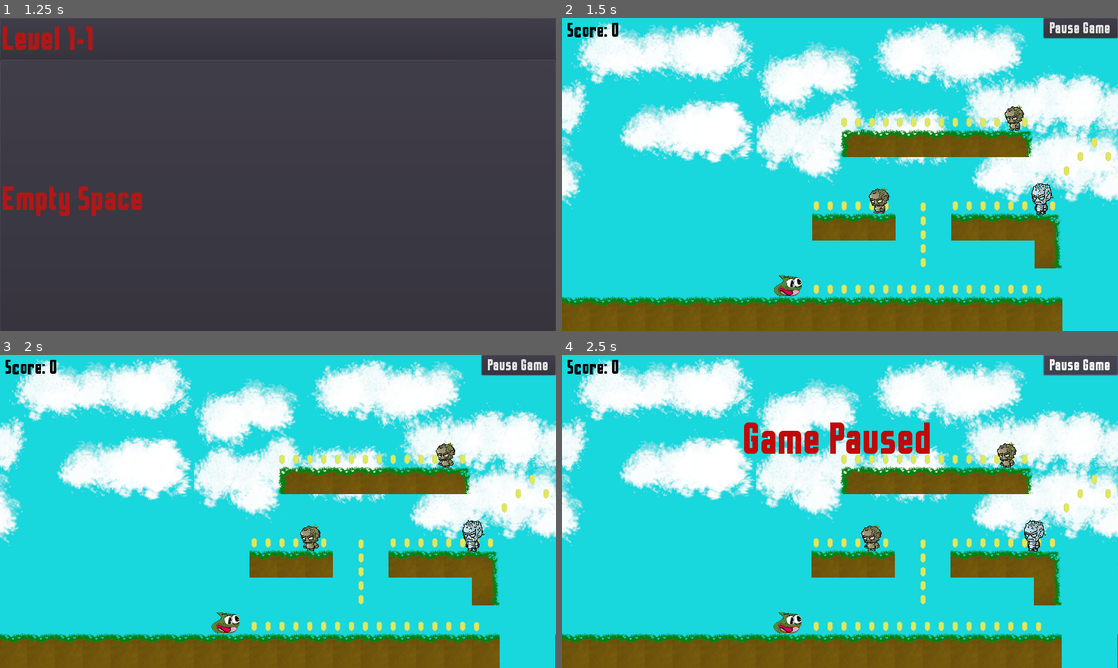
Above: before the commit, frames 1-4 (two rows, left to right).
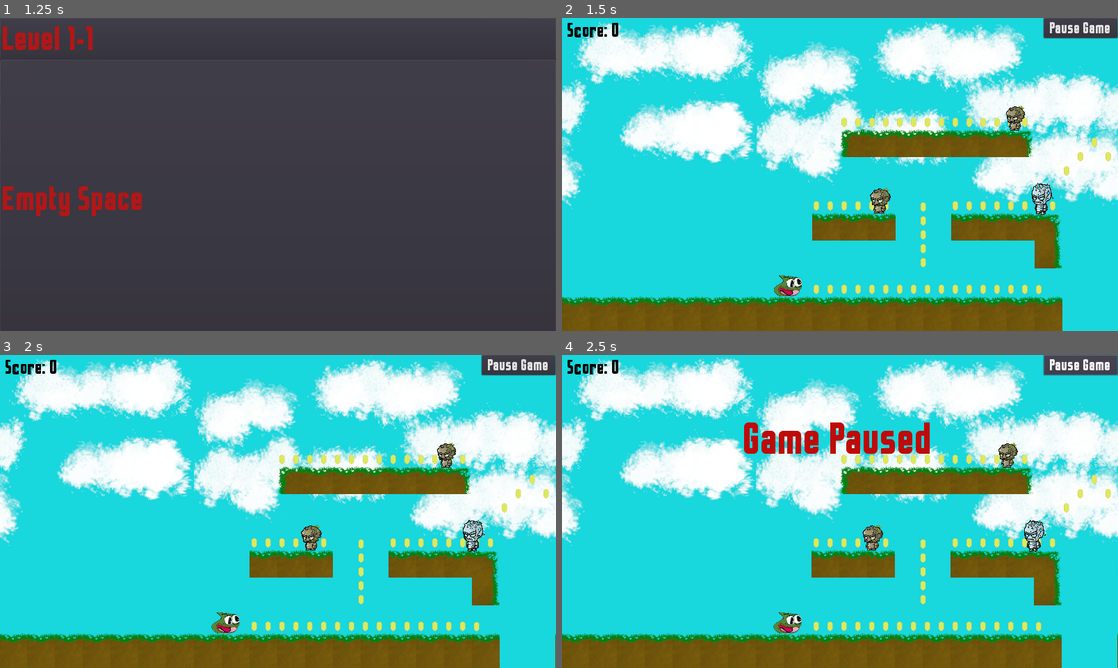
Above: after the commit, the same moments.

Repository: cbenally183/Test-Game
Game: Godot game, scene res://Menu.tscn
Same seed, same stepped clock (60 frames per second), same inputs: the game is played once before the commit and once after it.
Inputs:
- Up to frame 1 (1.25 s): click "Untitled Game" at 0.5 s
- Up to frame 2 (1.5 s): click "Level 1-1" at 1.25 s
- Up to frame 3 (2 s): no input
- Up to frame 4 (2.5 s): click "Pause Game" at 2 s

Frame 1 is identical in both runs. In frame 2, 0.3% of the frame differs, in the area x 55-89%, y 27-63%; in frame 3, 0.4%, in the area x 54-88%, y 28-63%; in frame 4, 0.3%.

Commit message:
controls

Diff:
--- a/World.gd
+++ b/World.gd
@@ -6,12 +6,9 @@
 
 
 func _on_PauseButton_pressed():
-	if $Player.get("alive") == 2:
-		if get_tree().paused:
-			get_tree().paused = false
-			get_node("UI/PauseScreen").hide()
-		else:
-			get_tree().paused = true
-			get_node("UI/PauseScreen").show()
+	if get_tree().paused:
+		get_tree().paused = false
+		get_node("UI/PauseScreen").hide()
 	else:
-		pass
+		get_tree().paused = true
+		get_node("UI/PauseScreen").show()
--- a/World.tscn
+++ b/World.tscn
@@ -248,7 +248,6 @@
 
 [node name="background" type="StaticBody2D" parent="."]
 pause_mode = 2
-editor/display_folded = true
 script = ExtResource( 2 )
 __meta__ = {
 "_edit_lock_": true
@@ -1109,7 +1108,7 @@
 position = Vector2( 720.175, 280 )
 scale = Vector2( 0.166982, 0.164938 )
 frames = SubResource( 5 )
-frame = 14
+frame = 3
 playing = true
 
 [node name="CollisionShape2D2" type="CollisionShape2D" parent="enemies/5Head"]
@@ -1131,7 +1130,7 @@
 position = Vector2( 148, 81.2227 )
 scale = Vector2( 0.13177, 0.13505 )
 frames = SubResource( 5 )
-frame = 2
+frame = 15
 playing = true
 
 [node name="CollisionShape2D2" type="CollisionShape2D" parent="enemies/5Head2"]
@@ -1153,7 +1152,7 @@
 position = Vector2( -224.086, 96.738 )
 scale = Vector2( 0.126852, 0.103998 )
 frames = SubResource( 7 )
-frame = 23
+frame = 16
 playing = true
 
 [node name="CollisionShape2D" type="CollisionShape2D" parent="enemies/Billy"]
@@ -1176,7 +1175,7 @@
 position = Vector2( 87.2688, -90 )
 scale = Vector2( 0.119923, 0.100888 )
 frames = SubResource( 7 )
-frame = 23
+frame = 16
 playing = true
 
 [node name="CollisionShape2D" type="CollisionShape2D" parent="enemies/Billy2"]
@@ -1236,15 +1235,15 @@
 [node name="TileMap" type="TileMap" parent="."]
 tile_set = SubResource( 20 )
 format = 1
-tile_data = PoolIntArray( -262133, 0, 0, -262132, 2, 0, -196 …(360 unchanged characters)… 1077, 0, 0, 131078, 1, 0, 131079, 1, 0, 262136, 3, 0, 196610, 6, 0, 327672, 3, 0, 393194, 1, 0, 3931 …(1130 unchanged characters)…
+tile_data = PoolIntArray( -262133, 0, 0, -262132, 2, 0, -196 …(360 unchanged characters)… 1077, 0, 0, 131078, 1, 0, 131079, 1, 0, 131080, 1, 0, 131081, 1, 0, 131082, 1, 0, 131083, 1, 0, 131084, 1, 0, 131085, 1, 0, 131086, 2, 0, 262136, 3, 0, 196610, 6, 0, 196622, 6, 0, 327672, 3, 0, 393194, 1, 0, 3931 …(1130 unchanged characters)…
 __meta__ = {
 "_edit_lock_": true
 }
 [connection signal="body_entered" from="Coin/coin0" to="Coin/coin0" method="_on_Area2D_body_entered"]
 [connection signal="body_entered" from="Coin/coin0" to="Player" method="_on_Area2D_body_entered"]
 [connection signal="body_entered" from="Coin/coin0" to="." method="_on_Area2D2_body_entered"]
+[connection signal="body_entered" from="Coin/coin45" to="Coin/coin45" method="_on_Area2D_body_entered"]
 [connection signal="body_entered" from="Coin/coin45" to="Player" method="_on_Area2D_body_entered"]
-[connection signal="body_entered" from="Coin/coin45" to="Coin/coin45" method="_on_Area2D_body_entered"]
 [connection signal="body_entered" from="Coin/coin45" to="." method="_on_Area2D2_body_entered"]
 [connection signal="body_entered" from="Coin/coin50" to="Coin/coin50" method="_on_Area2D_body_entered"]
 [connection signal="body_entered" from="Coin/coin50" to="Player" method="_on_Area2D_body_entered"]
--- a/project.godot
+++ b/project.godot
@@ -28,4 +28,5 @@
 
 [rendering]
 
+threads/thread_model=2
 environment/default_environment="res://default_env.tres"
